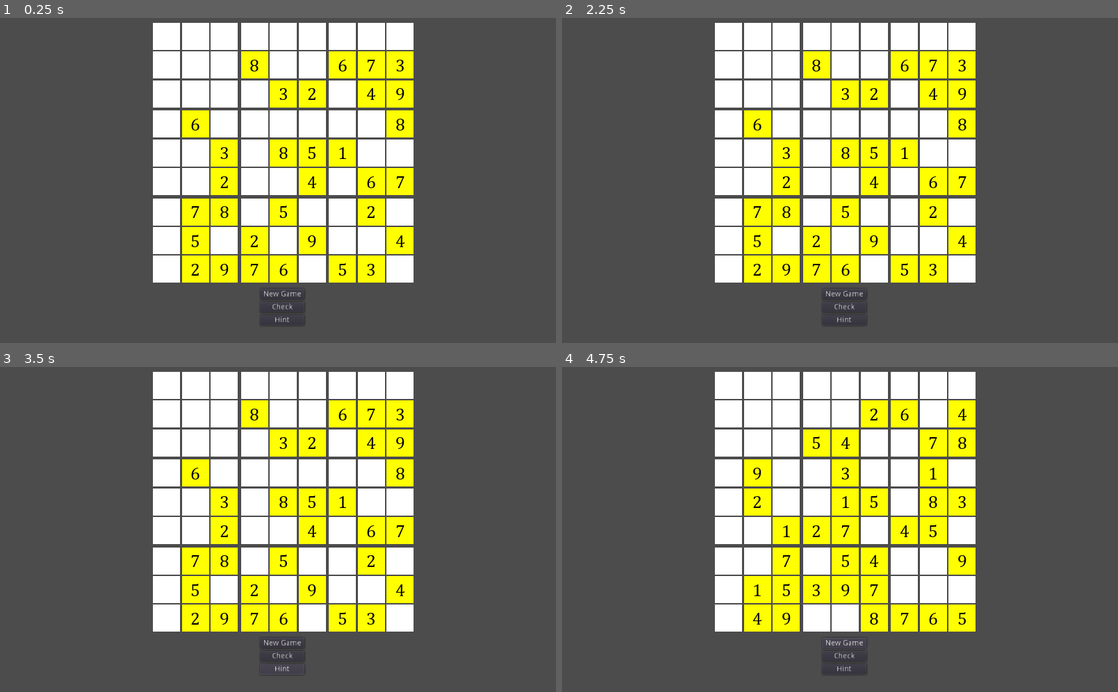
Above: before the commit, frames 1-4 (two rows, left to right).
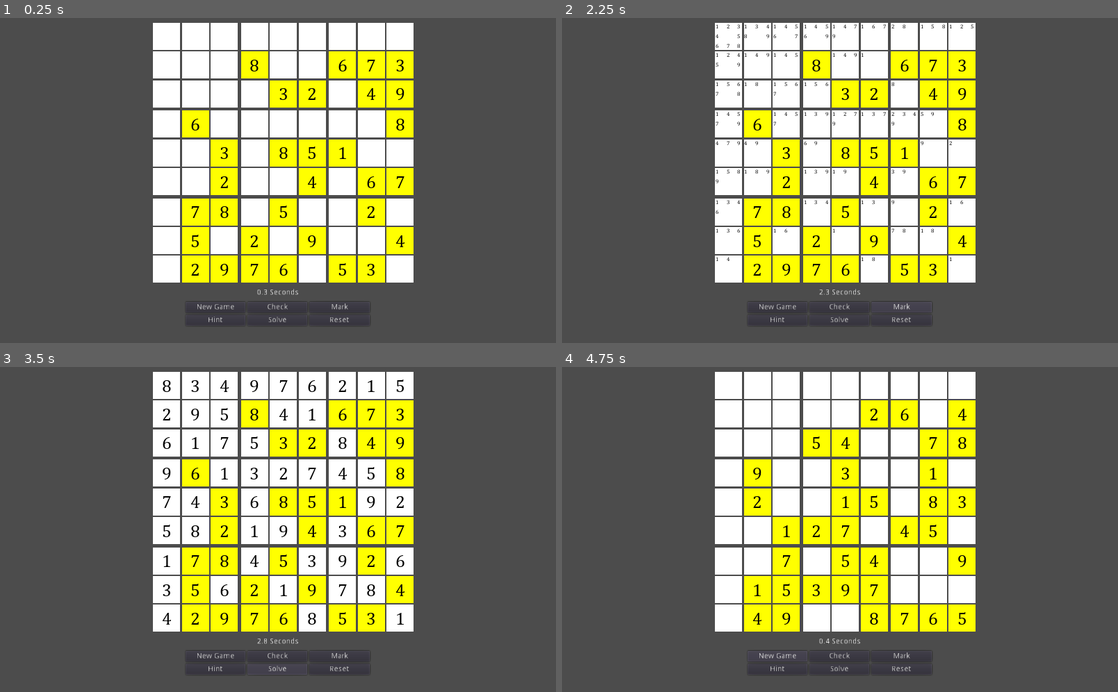
Above: after the commit, the same moments.

Repository: Yemm-Ps1/SudokuJohn
Game: Godot game, scene res://scenes/Game.tscn
Same seed, same stepped clock (60 frames per second), same inputs: the game is played once before the commit and once after it.
Inputs (mouse positions are in pixels of both pictures, inside the frame that each line leads up to):
- Up to frame 1 (0.25 s): no input
- Up to frame 2 (2.25 s): click "Check" at 0.5 s; click "Hint" at 1.25 s; click (901, 307) at 2 s, where only the run after the commit has a clickable "Mark"
- Up to frame 3 (3.5 s): click (278, 669) at 2.75 s, where only the run after the commit has a clickable "Solve"
- Up to frame 4 (4.75 s): click (901, 669) at 3.5 s, where only the run after the commit has a clickable "Reset"; click "New Game" at 4.25 s

The runs differ from the first frame. In frame 1, 0.4% of the frame differs, in the area x 33-67%, y 83-95%; in frame 2, 1.0%; in frame 3, 1.6%, in the area x 29-73%, y 3-95%; in frame 4, 0.4%.

Commit message:
Added marking and solve button and a whole bunch of stuff I haven't been keeping track of.

Diff:
--- a/project.godot
+++ b/project.godot
@@ -19,6 +19,14 @@
 window/stretch/mode="2d"
 window/stretch/aspect="keep"
 
+[input]
+
+shift={
+"deadzone": 0.5,
+"events": [ Object(InputEventKey,"resource_local_to_scene":false,"resource_name":"","device":0,"alt":false,"shift":false,"control":false,"meta":false,"command":false,"pressed":false,"scancode":0,"physical_scancode":16777237,"unicode":0,"echo":false,"script":null)
+ ]
+}
+
 [physics]
 
 common/enable_pause_aware_picking=true
--- a/scenes/Game.gd
+++ b/scenes/Game.gd
@@ -16,12 +16,17 @@
 	check_rect.rect_size = screen_size
 	check_rect.visible = false
 
+var time_elapsed = 0.0
 func _process(delta):
 	_rect_fade()
+	if !sudoku.solved:
+		time_elapsed += delta
+	$HSplitContainer/TimerLabel.text = str("%.1f" % stepify(time_elapsed, 0.1), " Seconds")
 
 
 func _on_NewGame_pressed():
 	var new_seed = randi()
+	time_elapsed = 0.0
 	sudoku.initialize_game(new_seed)
 
 
@@ -43,4 +48,14 @@
 		check_rect.visible = false
 
 func _on_Hint_pressed():
-	sudoku.get_single_candidate()
+	sudoku.solve_single_candidate()
+
+
+
+
+func _on_Solve_pressed():
+	sudoku.solve()
+
+
+func _on_Mark_pressed():
+	sudoku.mark()
--- a/scenes/Game.tscn
+++ b/scenes/Game.tscn
@@ -6,93 +6,156 @@
 [node name="Game" type="CanvasLayer"]
 script = ExtResource( 2 )
 
-[node name="HSplitContainer" type="VSplitContainer" parent="."]
+[node name="HSplitContainer" type="VBoxContainer" parent="."]
 anchor_right = 1.0
 anchor_bottom = 1.0
-split_offset = 500
-dragger_visibility = 2
+custom_constants/separation = 10
 __meta__ = {
 "_edit_use_anchors_": false
 }
 
 [node name="HBoxContainer3" type="HBoxContainer" parent="HSplitContainer"]
-margin_right = 1040.0
-margin_bottom = 500.0
+margin_right = 1024.0
+margin_bottom = 490.0
 
 [node name="LeftMargin" type="MarginContainer" parent="HSplitContainer/HBoxContainer3"]
 margin_right = 272.0
-margin_bottom = 500.0
+margin_bottom = 490.0
 size_flags_vertical = 3
 custom_constants/margin_right = 272
 
 [node name="Sudoku" parent="HSplitContainer/HBoxContainer3" instance=ExtResource( 1 )]
 margin_left = 276.0
-margin_right = 1040.0
-margin_bottom = 500.0
+margin_right = 1024.0
+margin_bottom = 490.0
+rect_min_size = Vector2( 468, 490 )
 size_flags_horizontal = 3
 size_flags_vertical = 3
 
+[node name="TimerLabel" type="Label" parent="HSplitContainer"]
+margin_top = 500.0
+margin_right = 1024.0
+margin_bottom = 514.0
+text = "0 Seconds"
+align = 1
+valign = 1
+
 [node name="HBoxContainer" type="HBoxContainer" parent="HSplitContainer"]
-margin_top = 500.0
-margin_right = 1040.0
-margin_bottom = 600.0
+margin_top = 524.0
+margin_right = 1024.0
+margin_bottom = 568.0
 
 [node name="LeftMargin" type="MarginContainer" parent="HSplitContainer/HBoxContainer"]
-margin_right = 475.0
-margin_bottom = 100.0
+margin_right = 338.0
+margin_bottom = 44.0
 size_flags_horizontal = 3
-custom_constants/margin_right = 475
+custom_constants/margin_right = 200
 
 [node name="VBoxContainer" type="VBoxContainer" parent="HSplitContainer/HBoxContainer"]
-margin_left = 479.0
-margin_right = 561.0
-margin_bottom = 100.0
+margin_left = 342.0
+margin_right = 681.0
+margin_bottom = 44.0
 size_flags_horizontal = 3
 size_flags_vertical = 3
 
-[node name="NewGame" type="Button" parent="HSplitContainer/HBoxContainer/VBoxContainer"]
-margin_right = 82.0
+[node name="HBoxContainer" type="HBoxContainer" parent="HSplitContainer/HBoxContainer/VBoxContainer"]
+margin_right = 339.0
 margin_bottom = 20.0
+
+[node name="NewGame" type="Button" parent="HSplitContainer/HBoxContainer/VBoxContainer/HBoxContainer"]
+margin_right = 110.0
+margin_bottom = 20.0
+rect_min_size = Vector2( 82, 0 )
 focus_mode = 0
-size_flags_horizontal = 5
+size_flags_horizontal = 3
 size_flags_vertical = 5
 enabled_focus_mode = 0
 text = "New Game"
 
-[node name="Check" type="Button" parent="HSplitContainer/HBoxContainer/VBoxContainer"]
-margin_top = 24.0
-margin_right = 82.0
-margin_bottom = 44.0
+[node name="Check" type="Button" parent="HSplitContainer/HBoxContainer/VBoxContainer/HBoxContainer"]
+margin_left = 114.0
+margin_right = 224.0
+margin_bottom = 20.0
+rect_min_size = Vector2( 82, 0 )
 focus_mode = 0
-size_flags_horizontal = 5
-size_flags_vertical = 4
+size_flags_horizontal = 3
+size_flags_vertical = 5
 enabled_focus_mode = 0
 text = "Check"
 __meta__ = {
 "_edit_use_anchors_": false
 }
 
-[node name="Hint" type="Button" parent="HSplitContainer/HBoxContainer/VBoxContainer"]
-margin_top = 48.0
-margin_right = 82.0
-margin_bottom = 68.0
+[node name="Mark" type="Button" parent="HSplitContainer/HBoxContainer/VBoxContainer/HBoxContainer"]
+margin_left = 228.0
+margin_right = 339.0
+margin_bottom = 20.0
+rect_min_size = Vector2( 82, 0 )
 focus_mode = 0
-size_flags_horizontal = 5
-size_flags_vertical = 4
+size_flags_horizontal = 3
+size_flags_vertical = 5
+enabled_focus_mode = 0
+text = "Mark"
+__meta__ = {
+"_edit_use_anchors_": false
+}
+
+[node name="HBoxContainer2" type="HBoxContainer" parent="HSplitContainer/HBoxContainer/VBoxContainer"]
+margin_top = 24.0
+margin_right = 339.0
+margin_bottom = 44.0
+
+[node name="Hint" type="Button" parent="HSplitContainer/HBoxContainer/VBoxContainer/HBoxContainer2"]
+margin_right = 110.0
+margin_bottom = 20.0
+rect_min_size = Vector2( 82, 0 )
+focus_mode = 0
+size_flags_horizontal = 3
+size_flags_vertical = 0
 enabled_focus_mode = 0
 text = "Hint"
 __meta__ = {
 "_edit_use_anchors_": false
 }
 
+[node name="Solve" type="Button" parent="HSplitContainer/HBoxContainer/VBoxContainer/HBoxContainer2"]
+margin_left = 114.0
+margin_right = 224.0
+margin_bottom = 20.0
+rect_min_size = Vector2( 82, 0 )
+focus_mode = 0
+size_flags_horizontal = 3
+size_flags_vertical = 0
+enabled_focus_mode = 0
+text = "Solve"
+__meta__ = {
+"_edit_use_anchors_": false
+}
+
+[node name="Reset" type="Button" parent="HSplitContainer/HBoxContainer/VBoxContainer/HBoxContainer2"]
+margin_left = 228.0
+margin_right = 339.0
+margin_bottom = 20.0
+rect_min_size = Vector2( 82, 0 )
+focus_mode = 0
+size_flags_horizontal = 3
+size_flags_vertical = 0
+enabled_focus_mode = 0
+text = "Reset"
+__meta__ = {
+"_edit_use_anchors_": false
+}
+
 [node name="RightMargin" type="MarginContainer" parent="HSplitContainer/HBoxContainer"]
-margin_left = 565.0
-margin_right = 1040.0
-margin_bottom = 100.0
+margin_left = 685.0
+margin_right = 1024.0
+margin_bottom = 44.0
 size_flags_horizontal = 3
 size_flags_vertical = 3
-custom_constants/margin_left = 475
+custom_constants/margin_left = 200
 
-[connection signal="pressed" from="HSplitContainer/HBoxContainer/VBoxContainer/NewGame" to="." method="_on_NewGame_pressed"]
-[connection signal="pressed" from="HSplitContainer/HBoxContainer/VBoxContainer/Check" to="." method="_on_Check_pressed"]
-[connection signal="pressed" from="HSplitContainer/HBoxContainer/VBoxContainer/Hint" to="." method="_on_Hint_pressed"]
+[connection signal="pressed" from="HSplitContainer/HBoxContainer/VBoxContainer/HBoxContainer/NewGame" to="." method="_on_NewGame_pressed"]
+[connection signal="pressed" from="HSplitContainer/HBoxContainer/VBoxContainer/HBoxContainer/Check" to="." method="_on_Check_pressed"]
+[connection signal="pressed" from="HSplitContainer/HBoxContainer/VBoxContainer/HBoxContainer/Mark" to="." method="_on_Mark_pressed"]
+[connection signal="pressed" from="HSplitContainer/HBoxContainer/VBoxContainer/HBoxContainer2/Hint" to="." method="_on_Hint_pressed"]
+[connection signal="pressed" from="HSplitContainer/HBoxContainer/VBoxContainer/HBoxContainer2/Solve" to="." method="_on_Solve_pressed"]
--- a/scenes/Panel.gd
+++ b/scenes/Panel.gd
@@ -9,6 +9,8 @@
 var unselectable_color = Color.yellow
 
 var unselectable = false
+
+onready var grid_container = $GridContainer
 
 func _ready():
 	add_stylebox_override("panel", style)
@@ -40,3 +42,56 @@
 	if event is InputEventMouseButton:
 		if event.button_index == BUTTON_LEFT and event.pressed:
 			emit_signal("selected", self)
+
+func init_hint_labels(size):
+	var labels = grid_container.get_children()
+	grid_container.rect_size = size
+	for i in labels:
+		i.rect_min_size = size - Vector2(30, 32)
+
+
+func set_hint_labels(array : Array):
+	var labels = grid_container.get_children()
+	for i in labels:
+		if i is Label:
+			i.text = str(array.pop_front())
+			if i.text == "Null":
+				i.text = ""
+
+func add_hint_label(number):
+	var labels = grid_container.get_children()
+	for i in labels:
+		if i is Label:
+			if i.text == str(number):
+				i.text = ""
+				sort_hint_labels()
+				return
+	for i in labels:
+		if i is Label:
+			if i.text == "":
+				i.text = str(number)
+				sort_hint_labels()
+				return
+
+
+func sort_hint_labels():
+	var current_label_values = get_hint_labels()
+	current_label_values.sort()
+	set_hint_labels(current_label_values)
+
+
+func get_hint_labels():
+	var labels = grid_container.get_children()
+	var to_rtn = []
+	for i in labels:
+		if i is Label:
+			if i.text:
+				to_rtn.append(int(i.text))
+	return to_rtn
+
+func remove_hint_labels(array : Array):
+	var labels = grid_container.get_children()
+	for i in labels:
+		if i is Label:
+			if int(i.text) in array:
+				i.text = ""
--- a/scenes/Panel.tscn
+++ b/scenes/Panel.tscn
@@ -1,7 +1,14 @@
-[gd_scene load_steps=5 format=2]
+[gd_scene load_steps=8 format=2]
 
 [ext_resource path="res://resources/fonts/cambria.ttf" type="DynamicFontData" id=1]
 [ext_resource path="res://scenes/Panel.gd" type="Script" id=2]
+
+[sub_resource type="DynamicFont" id=3]
+size = 10
+font_data = ExtResource( 1 )
+
+[sub_resource type="Theme" id=4]
+default_font = SubResource( 3 )
 
 [sub_resource type="StyleBoxFlat" id=1]
 bg_color = Color( 1, 1, 1, 1 )
@@ -10,9 +17,14 @@
 size = 32
 font_data = ExtResource( 1 )
 
+[sub_resource type="DynamicFont" id=5]
+size = 11
+font_data = ExtResource( 1 )
+
 [node name="Panel" type="Panel"]
 margin_right = 40.0
 margin_bottom = 40.0
+theme = SubResource( 4 )
 custom_styles/panel = SubResource( 1 )
 script = ExtResource( 2 )
 __meta__ = {
@@ -30,4 +42,91 @@
 "_edit_use_anchors_": false
 }
 
+[node name="GridContainer" type="GridContainer" parent="."]
+anchor_right = 1.0
+anchor_bottom = 1.0
+margin_left = 1.0
+margin_right = 9.0
+margin_bottom = 2.0
+custom_constants/vseparation = 0
+custom_constants/hseparation = 0
+columns = 3
+__meta__ = {
+"_edit_use_anchors_": false
+}
+
+[node name="Label" type="Label" parent="GridContainer"]
+margin_right = 16.0
+margin_bottom = 14.0
+rect_min_size = Vector2( 16, 14 )
+custom_colors/font_color = Color( 0, 0, 0, 1 )
+custom_fonts/font = SubResource( 5 )
+
+[node name="Label2" type="Label" parent="GridContainer"]
+margin_left = 16.0
+margin_right = 32.0
+margin_bottom = 14.0
+rect_min_size = Vector2( 16, 14 )
+custom_colors/font_color = Color( 0, 0, 0, 1 )
+custom_fonts/font = SubResource( 5 )
+
+[node name="Label3" type="Label" parent="GridContainer"]
+margin_left = 32.0
+margin_right = 48.0
+margin_bottom = 14.0
+rect_min_size = Vector2( 16, 14 )
+custom_colors/font_color = Color( 0, 0, 0, 1 )
+custom_fonts/font = SubResource( 5 )
+
+[node name="Label4" type="Label" parent="GridContainer"]
+margin_top = 14.0
+margin_right = 16.0
+margin_bottom = 28.0
+rect_min_size = Vector2( 16, 14 )
+custom_colors/font_color = Color( 0, 0, 0, 1 )
+custom_fonts/font = SubResource( 5 )
+
+[node name="Label5" type="Control" parent="GridContainer"]
+margin_left = 16.0
+margin_top = 14.0
+margin_right = 32.0
+margin_bottom = 28.0
+rect_min_size = Vector2( 16, 14 )
+mouse_filter = 1
+
+[node name="Label6" type="Label" parent="GridContainer"]
+margin_left = 32.0
+margin_top = 14.0
+margin_right = 48.0
+margin_bottom = 28.0
+rect_min_size = Vector2( 16, 14 )
+custom_colors/font_color = Color( 0, 0, 0, 1 )
+custom_fonts/font = SubResource( 5 )
+
+[node name="Label7" type="Label" parent="GridContainer"]
+margin_top = 28.0
+margin_right = 16.0
+margin_bottom = 42.0
+rect_min_size = Vector2( 16, 14 )
+custom_colors/font_color = Color( 0, 0, 0, 1 )
+custom_fonts/font = SubResource( 5 )
+
+[node name="Label8" type="Label" parent="GridContainer"]
+margin_left = 16.0
+margin_top = 28.0
+margin_right = 32.0
+margin_bottom = 42.0
+rect_min_size = Vector2( 16, 14 )
+custom_colors/font_color = Color( 0, 0, 0, 1 )
+custom_fonts/font = SubResource( 5 )
+
+[node name="Label9" type="Label" parent="GridContainer"]
+margin_left = 32.0
+margin_top = 28.0
+margin_right = 48.0
+margin_bottom = 42.0
+rect_min_size = Vector2( 16, 14 )
+custom_colors/font_color = Color( 0, 0, 0, 1 )
+custom_fonts/font = SubResource( 5 )
+
 [connection signal="gui_input" from="." to="." method="_on_Panel_gui_input"]
--- a/scenes/Sudoku.gd
+++ b/scenes/Sudoku.gd
@@ -9,49 +9,93 @@
 
 var offset = 3
 
-var numbers = _create_multidim_array(row, col)
-var panels = _create_multidim_array(row, col)
+var numbers = _create_multidim_array(row, col-1)
+var panels = _create_multidim_array(row, col-1)
 
 var valid_numbers = [1, 2, 3, 4, 5, 6, 7, 8, 9]
 
+var modifiers = ["!", "\"", "£", "$", "%", "^", "&", "*", "("]
+
 var sudoku_seed = 1
 
-
-
+var solved = false
+
+func _check_solved():
+	if numbers == solved_numbers:
+		solved = true
+		return true
+	return false
+
+var shifted = false
 func _unhandled_input(event):
-	if event is InputEventKey and event.is_pressed():
+	if event is InputEventKey:
 		var typed_event = event as InputEventKey
-		var key_typed = PoolByteArray([typed_event.unicode]).get_string_from_utf8()
-		if int(key_typed) in valid_numbers:
-			if selected_panel:
-				selected_panel.set_label_text(key_typed)
-		if key_typed == " " or typed_event.scancode == KEY_BACKSPACE or typed_event.scancode == KEY_DELETE:
-			if selected_panel:
-				selected_panel.set_label_text(" ")
-		_update_numbers()
+		var key_typed
+		if typed_event.unicode == 163:
+			key_typed = "3"
+		else:
+			key_typed = PoolByteArray([typed_event.unicode]).get_string_from_utf8()
+
+		if typed_event.is_action_pressed("shift"):
+			print("SHIFTED")
+			shifted = true
+		elif typed_event.is_action_released("shift"):
+			print("UNSHIFTED")
+			shifted = false
+		if event.is_pressed():
+			if key_typed in modifiers:
+				key_typed = str(valid_numbers[modifiers.find(key_typed)])
+			if int(key_typed) in valid_numbers:
+				if selected_panel:
+					if shifted:
+						selected_panel.add_hint_label(key_typed)
+					else:
+						selected_panel.set_label_text(key_typed)
+			if key_typed == " " or typed_event.scancode == KEY_BACKSPACE or typed_event.scancode == KEY_DELETE:
+				if selected_panel:
+					selected_panel.set_label_text(" ")
+			_update_numbers()
+			remove_redundant_marks()
 
 func _update_numbers():
 	for x in row:
 		for y in col:
 			numbers[x][y] = panels[x][y].get_label()
-
+	_init_panels()
+
+var solved_numbers = []
 func initialize_game(seedo):
+	solved = false
 	for n in get_children():
 		remove_child(n)
 	seed(seedo)
 	_init_grid()
 	_init_numbers()
+	solved_numbers = numbers.duplicate(true)
 	_clean_numbers()
+
 	_init_panels()
+
 
 func _ready():
 	initialize_game(sudoku_seed)
 
-func get_single_candidate():
+func solve_single_candidate():
 	for x in row:
 		for y in col:
 			if numbers[x][y] == null:
-				print(x, y)
+				var candidates = _get_candidates(x, y)
+				if candidates.size() == 1:
+					numbers[x][y] = candidates[0]
+					_init_panels()
+					return
+
+
+
+func solve():
+	#numbers = solved_numbers
+	_fill_empty()
+	_init_panels()
 
 func check_errors():
 	var duped = false
@@ -99,6 +143,22 @@
 			panel.rect_position = Vector2(size * y, size * x) + Vector2(offset_x, offset_y)
 			add_child(panel)
 
+func mark():
+	for x in row:
+		for y in col:
+			if !numbers[x][y]:
+				panels[x][y].set_hint_labels(_get_candidates(x, y))
+			else:
+				panels[x][y].set_hint_labels([])
+
+func remove_redundant_marks():
+	for x in row:
+		for y in col:
+			var marks = panels[x][y].get_hint_labels()
+			var redundant = compare_array(marks, _get_candidates(x, y))
+			if redundant:
+				panels[x][y].remove_hint_labels(redundant)
+
 func _clear_numbers():
 	for x in row:
 		for y in col:
@@ -115,12 +175,16 @@
 				numbers[x][y] = candidates.pop_front()
 	_fill_empty()
 
+var base_puzzle = []
+
 func _clean_numbers():
 	for x in row:
 		for y in col:
 			var candidates = _get_candidates(x, y)
 			if candidates.empty():
 				numbers[x][y] = null
+	base_puzzle = numbers.duplicate(true)
+
 
 func _get_empty():
 	for x in row:
@@ -134,11 +198,10 @@
 	var empty = _get_empty()
 	var x = empty[0]
 	var y = empty[1]
-	if !x and !y:
+	if x == null and y == null:
 		return true
 
 	var candidates = _get_candidates(x, y)
-
 	if !candidates:
 		return false
 
@@ -150,6 +213,7 @@
 			numbers[x][y] = null
 
 
+
 func _init_panels():
 	var panel_instances = get_children()
 	var i = 0
@@ -157,13 +221,17 @@
 		for y in col:
 			var panel = panel_instances[i]
 			panel.connect("selected", self, "_on_Panel_selected")
+			panel.init_hint_labels(Vector2(size, size))
 			var label = panel.get_node("Label")
 			label.text = str(numbers[x][y]) if numbers[x][y] else ""
 			label.rect_size = Vector2(size, size)
-			if numbers[x][y] != null:
+			if numbers[x][y] == base_puzzle[x][y] and numbers[x][y] != null:
 				panel.unselectable()
 			panels[x][y] = panel
 			i += 1
+	remove_redundant_marks()
+	_check_solved()
+
 
 var selected_panel
 
@@ -174,7 +242,7 @@
 		selected_panel.deselected()
 	selected_panel = panel
 	selected_panel.selected()
-	print("Panel Selected")
+
 
 func _get_candidates(x, y):
 	var candidates = valid_numbers
--- a/scenes/Sudoku.tscn
+++ b/scenes/Sudoku.tscn
@@ -5,6 +5,7 @@
 [node name="Sudoku" type="Control"]
 margin_right = 468.0
 margin_bottom = 468.0
+rect_min_size = Vector2( 468, 468 )
 script = ExtResource( 1 )
 __meta__ = {
 "_edit_use_anchors_": false
